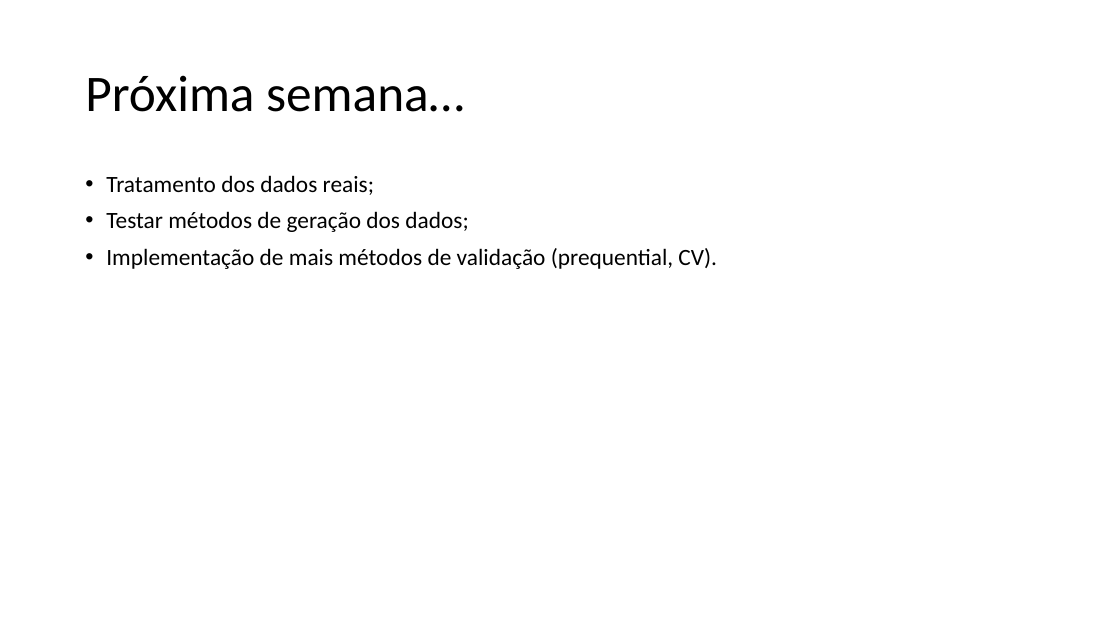
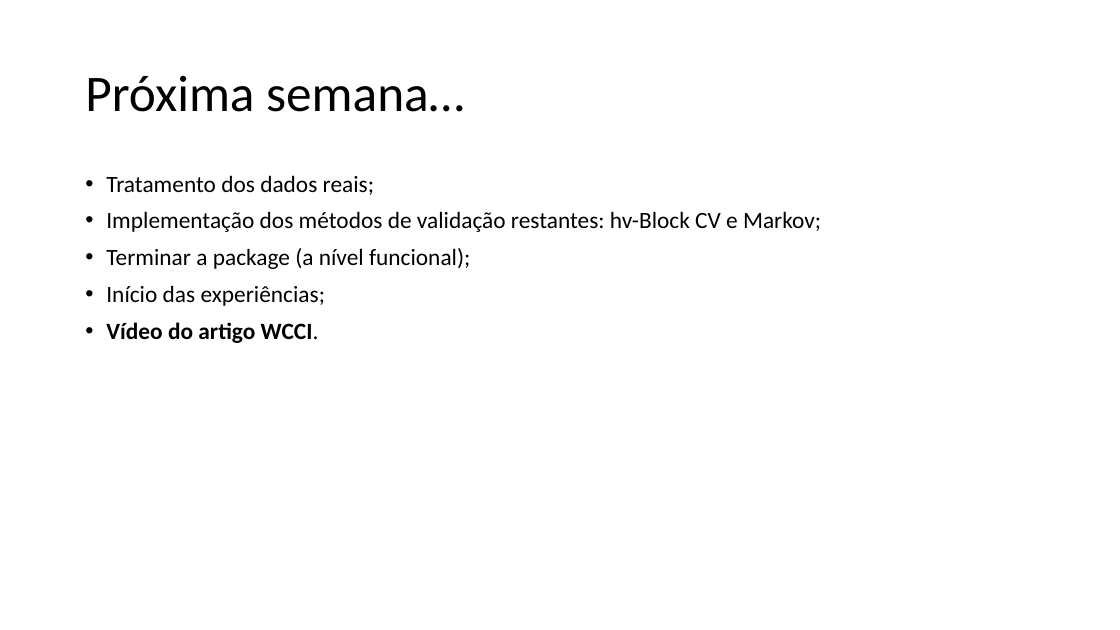
Before and after one commit to MiguelLoureiro98/timecave, a slide deck: slide 12 of papers/.ppt/TimeSeriesCV_03052024.pptx (slide 11 before the commit). Drawn at 1120x630 pixels with LibreOffice and Linux fonts; fonts in the diff are those of the drawing. Boxes give left, top, right and bottom in pixels: in the first picture for what was removed or moved away, otherwise in the second. Text is boxed around its words. In the diff, an @@ line names an element or a change of style, - is before the commit and + after.

```diff
--- a/papers/.ppt/TimeSeriesCV_03052024.pptx
+++ b/papers/.ppt/TimeSeriesCV_03052024.pptx
@@ text at (106,211,821,343): text changed @@
-• Testar métodos de geração dos dados;
-• Implementação de mais métodos de validação (prequential, CV).
+• Implementação dos métodos de validação restantes: hv-Block CV e Markov;
+• Terminar a package (a nível funcional);
+• Início das experiências;
+• Vídeo do artigo WCCI.
```
Also in this commit, not shown: 2 other slides changed, 3 slides added, 2 slides removed.
